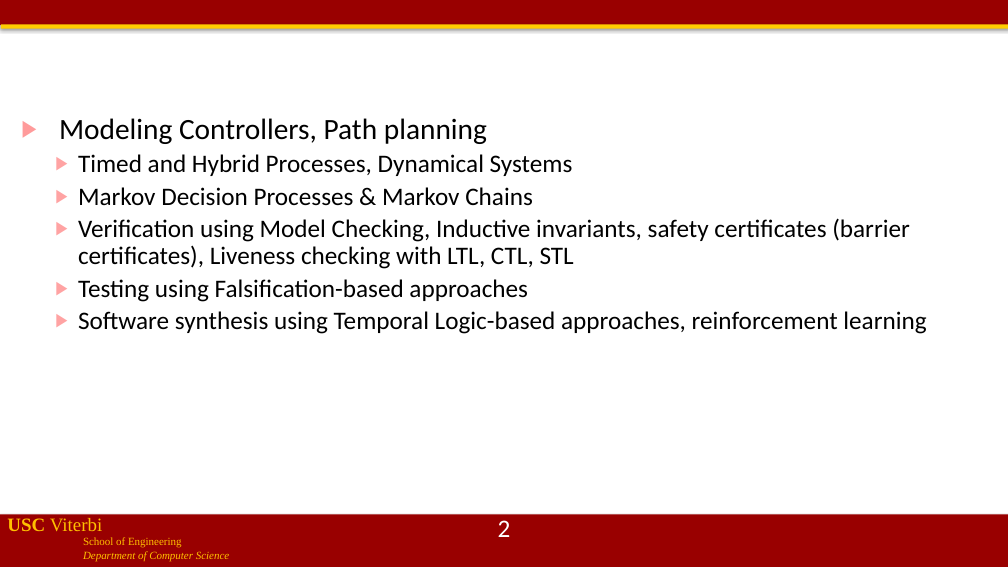
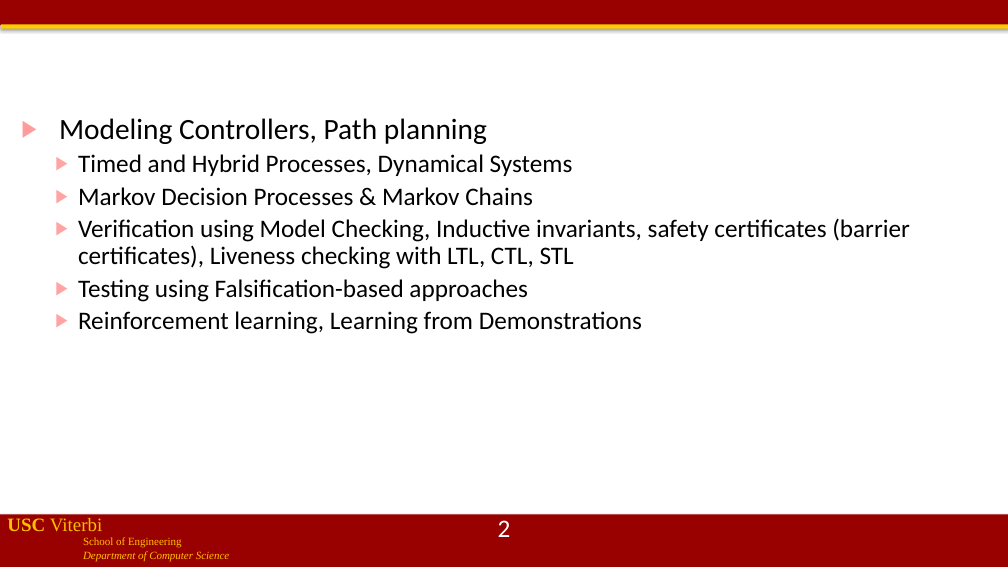
Before and after one commit to jdeshmukh/jdeshmukh.github.io, a slide deck: slide 2 of teaching/cs513slides/course conclusion.pptx. Drawn at 1008x567 pixels with LibreOffice and Linux fonts; fonts in the diff are those of the drawing; grey boxes stand for pictures; background and template pictures are left out. Boxes give left, top, right and bottom in pixels: in the first picture for what was removed or moved away, otherwise in the second. Text is boxed around its words. In the diff, an @@ line names an element or a change of style, - is before the commit and + after.

```diff
--- a/teaching/cs513slides/course conclusion.pptx
+++ b/teaching/cs513slides/course conclusion.pptx
@@ text at (x1=78, y1=311, x2=642, y2=334): text changed @@
-  ▶ Software synthesis using Temporal Logic-based approaches, reinforcement learning
+  ▶ Reinforcement learning, Learning from Demonstrations
```
Also in this commit, not shown: 3 other slides changed, 2 other files.
